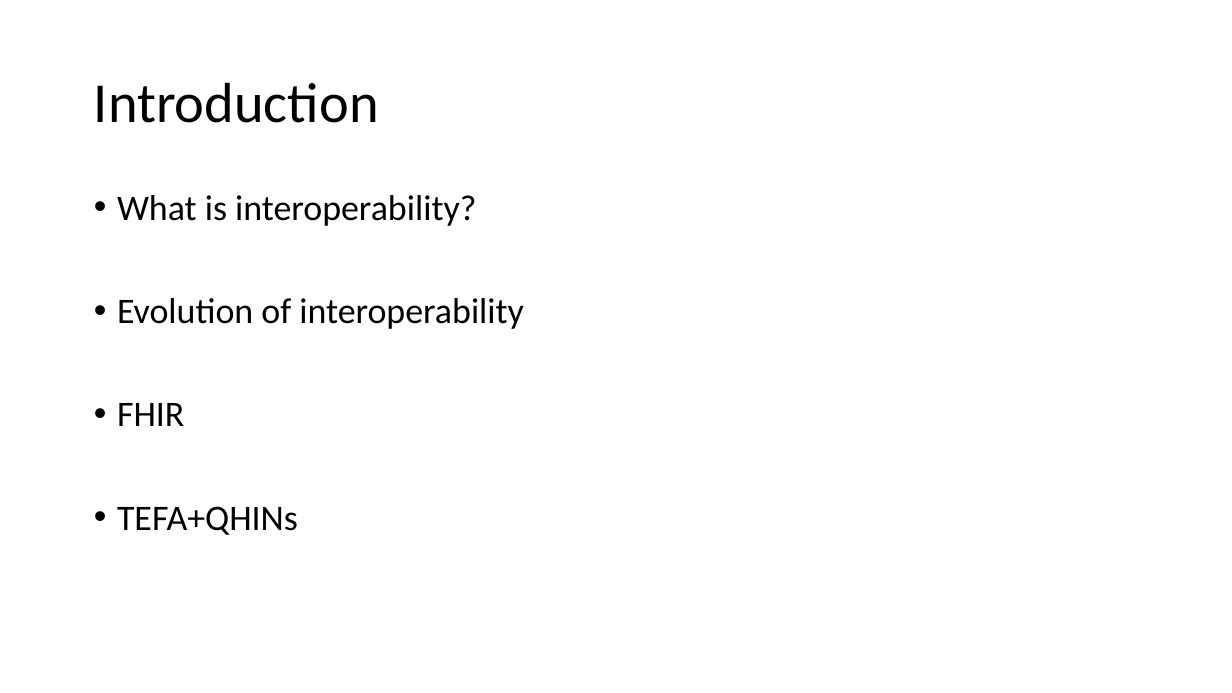
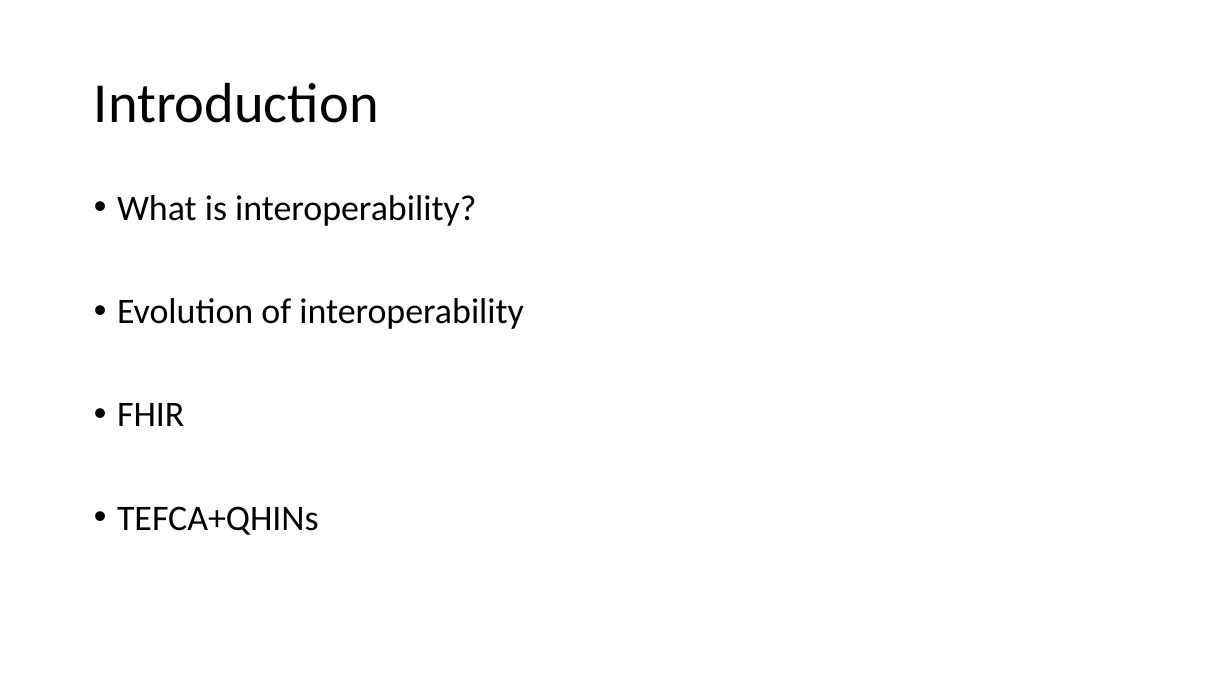
Before and after one commit to sharvkk/cotiviti-summer-internship, a slide deck: slide 2 of Interoperability Technology in Healthcare.pptx. Drawn at 1232x693 pixels with LibreOffice and Linux fonts; fonts in the diff are those of the drawing. Boxes give left, top, right and bottom in pixels: in the first picture for what was removed or moved away, otherwise in the second. Text is boxed around its words. In the diff, an @@ line names an element or a change of style, - is before the commit and + after.

```diff
--- a/Interoperability Technology in Healthcare.pptx
+++ b/Interoperability Technology in Healthcare.pptx
@@ text at (117,506,319,535): text changed @@
-• TEFA+QHINs
+• TEFCA+QHINs
```
Also in this commit, not shown: 3 other slides changed, 7 slides added.
